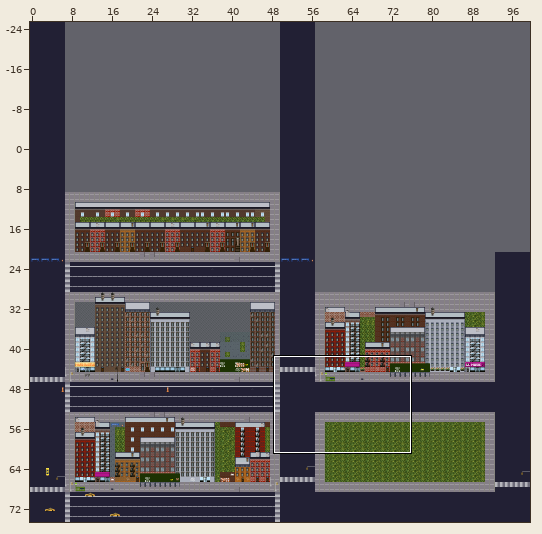
Two versions of a level (Tiled map, art/tiled/nyc_1.tmx). Above, an overview of the earlier version with the close-up marked.
Close-up. The starting point:
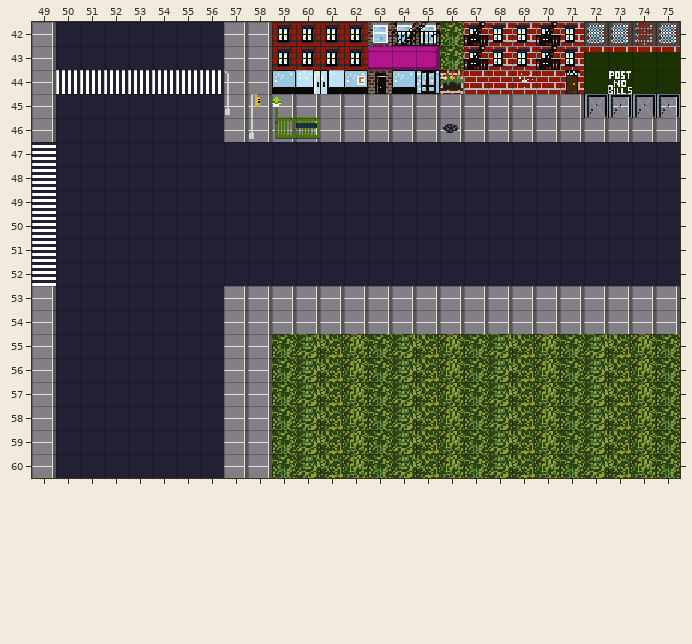
Cells are 16x16 px. Shown: x 49..75, y 42..60. The commit also changed other parts of the map, which this record leaves out. The old version is drawn lined up with the new one.
The same view after the edit:
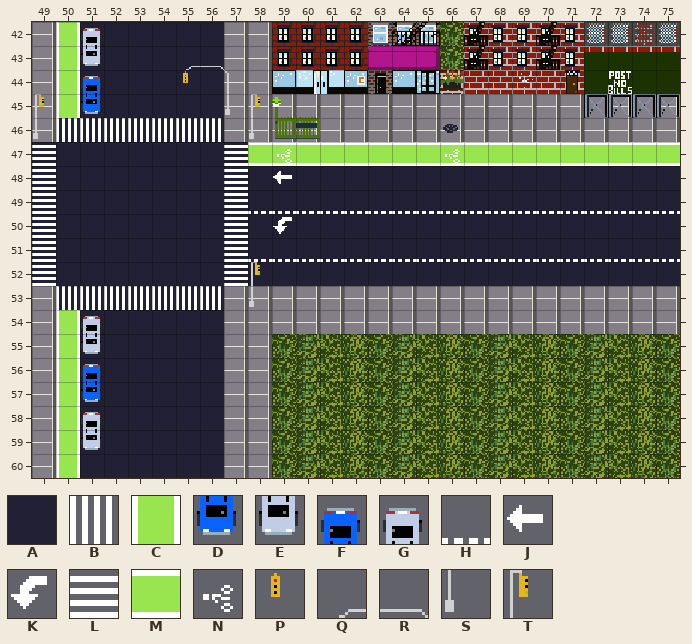
Key: from "NEW_nyc_spritesheet-Recovered": A 1, B 6, C 9, D 23 turned 180, E 25 turned 180, F 33 turned 180, G 35 turned 180, H 82, J 84, K 85, L 86, M 89, N 90, P 190, Q 194, R 195, S 197, T 198.
_ is an empty cell, . an unchanged one.
The edit:
map size 100x100 -> 100x75 cells (old content now starts at 0,-25; both pictures use the new coordinates)
--- layer "Roads and Sidewalks/Roads and Sidewalks"
@@ x 50..50 @@
-42 A
-43 A
-44 A
-45 A
+42 C
+43 C
+44 C
+45 C
@@ x 58..75 @@
-47 AAAAAAAAAAAAAAAAAA
+47 MMMMMMMMMMMMMMMMMM
@@ x 50..50 @@
-54 A
-55 A
-56 A
-57 A
-58 A
-59 A
-60 A
+54 C
+55 C
+56 C
+57 C
+58 C
+59 C
+60 C
--- layer "Roads and Sidewalks/Roads and Sidewalks "
@@ x 49..75 @@
-43 ......__...................
-44 .BBBBBBB...................
-45 _..........................
-46 ________...................
-47 ........_._......_.........
-48 ........_._................
-49 ........___________________
-50 ........_._................
-51 ........___________________
-52 ........__.................
-53 ._______._.................
+43 ......QR...................
+44 ._____P_...................
+45 T..........................
+46 SBBBBBBB...................
+47 ........L.N......N.........
+48 ........L.J................
+49 ........LHHHHHHHHHHHHHHHHHH
+50 ........L.K................
+51 ........LHHHHHHHHHHHHHHHHHH
+52 ........LT.................
+53 .BBBBBBB.S.................
--- layer "Roads and Sidewalks/COLLIDE-Road and Sid"
@@ x 51..51 @@
-42 _
-43 _
-44 _
-45 _
+42 G
+43 E
+44 F
+45 D
@@ x 51..51 @@
-54 _
-55 _
-56 _
-57 _
-58 _
-59 _
+54 G
+55 E
+56 F
+57 D
+58 G
+59 E
Changed places in both close-ups, as pixel boxes (x1, y1, x2, y2):
changed: (33, 22, 680, 478)
